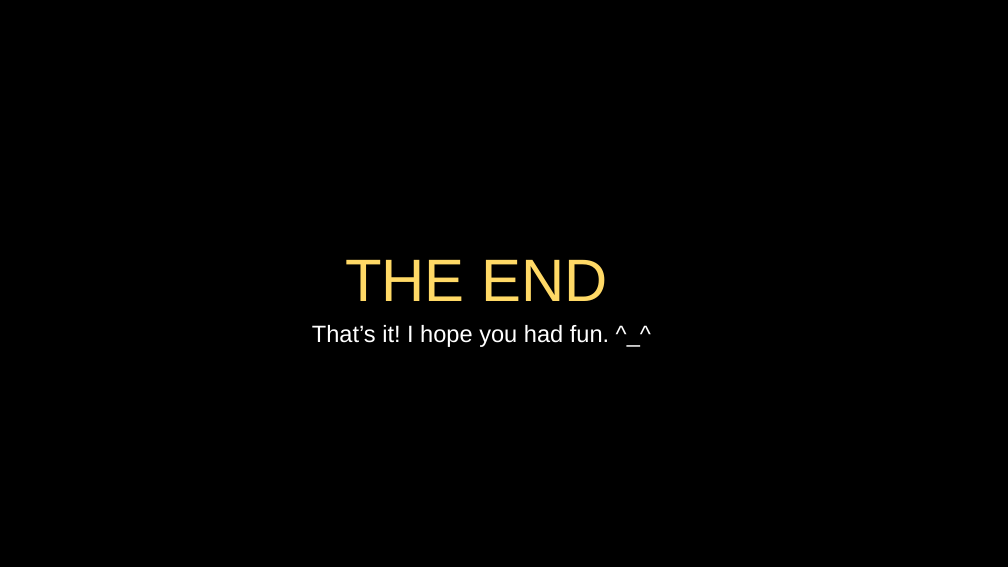
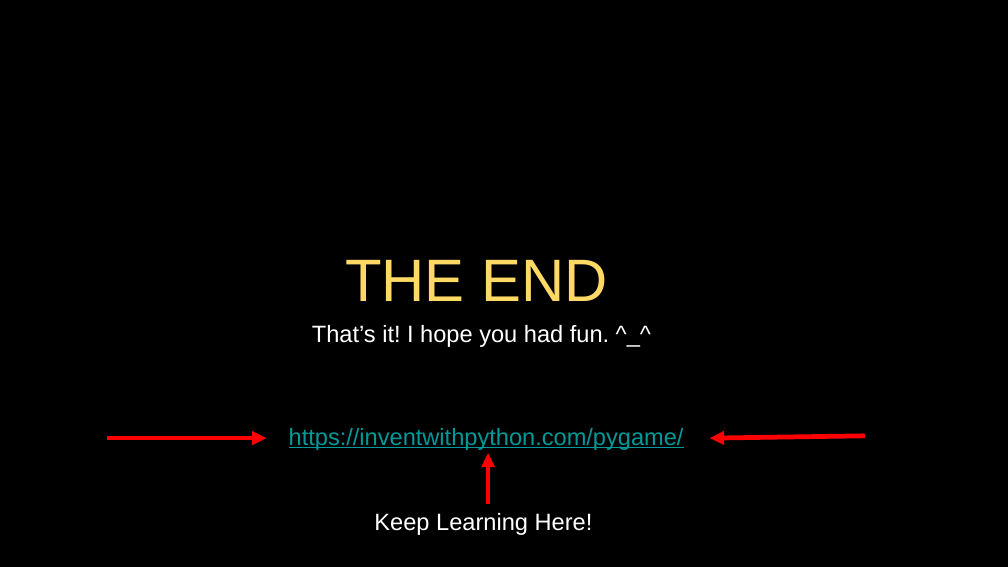
Before and after one commit to jeremypedersen/pythonlearn, a slide deck: slide 13 of slides/Pythonlearn-08-HackingAndSharing.pptx. Drawn at 1008x567 pixels with LibreOffice and Linux fonts; fonts in the diff are those of the drawing. Boxes give left, top, right and bottom in pixels: in the first picture for what was removed or moved away, otherwise in the second. Text is boxed around its words. In the diff, an @@ line names an element or a change of style, - is before the commit and + after.

```diff
--- a/slides/Pythonlearn-08-HackingAndSharing.pptx
+++ b/slides/Pythonlearn-08-HackingAndSharing.pptx
@@ arrow added from (107, 438) to (266, 438), #FF0000 6 pt @@
@@ text added at (x1=289, y1=428, x2=684, y2=450), 30 pt, text #009999, underline @@
+https://inventwithpython.com/pygame/
@@ arrow added from (865, 436) to (710, 438), #FF0000 6 pt @@
@@ arrow added from (488, 504) to (488, 453), #FF0000 6 pt @@
@@ text added at (x1=374, y1=513, x2=593, y2=535), 30 pt, text #FFFFFF @@
+Keep Learning Here!
```
Also in this commit, not shown: 1 other slide changed.
